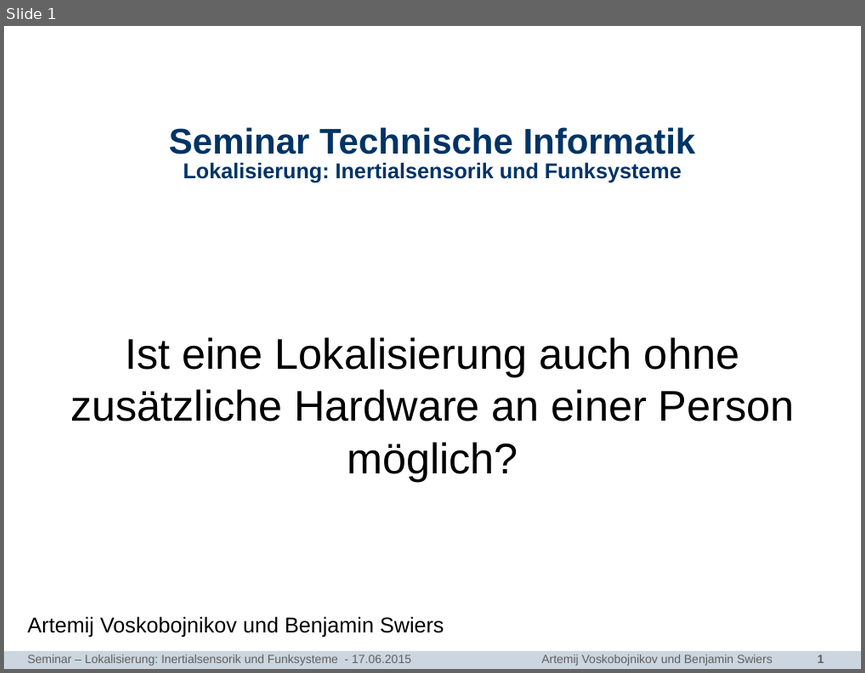
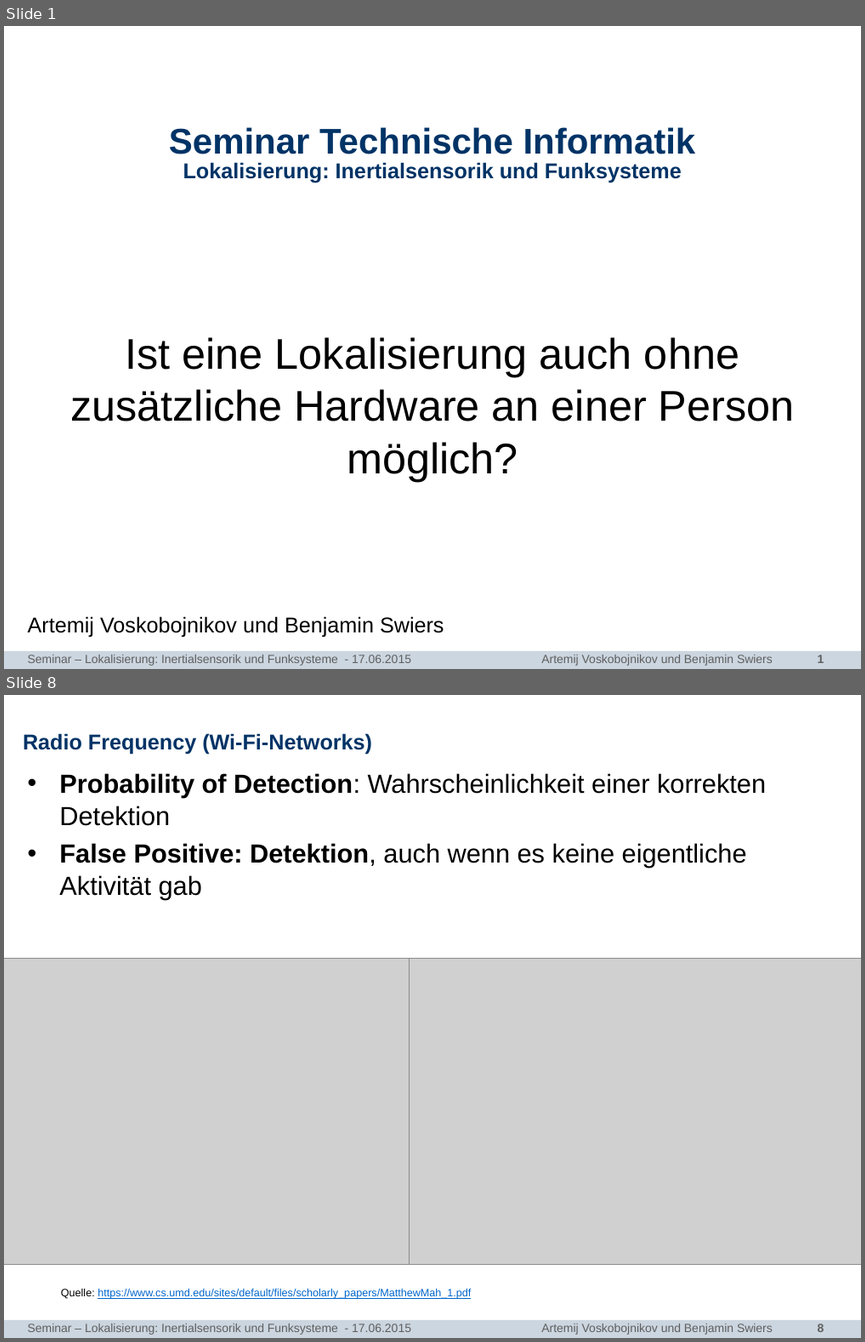
Before and after one commit to bennySwiers/Ausarbeitung-Seminar-TI, a slide deck: Vortrag/Seminar_TI_Sensorlose_Lokalisierung.pptx. Shown one above the other, each under a label of ours: slide 1 before the commit, slides 1 and 8 after it; the slides between them are not shown. The pictures are 865x673 and 865x1342 pixels, drawn with LibreOffice and Linux fonts; fonts in the diff are those of the drawing; grey boxes stand for pictures; background and template pictures are left out. Boxes give left, top, right and bottom in pixels: in the first picture for what was removed or moved away, otherwise in the second. Text is boxed around its words. In the diff, an @@ line names an element or a change of style, - is before the commit and + after.

```diff
--- a/Vortrag/Seminar_TI_Sensorlose_Lokalisierung.pptx
+++ b/Vortrag/Seminar_TI_Sensorlose_Lokalisierung.pptx
@@ slide 8 added at <box>4,695,861,1338</box>, background #FFFFFF; not listed: 2 template elements that a slide beside it also shows @@
@@ title added at <box>23,733,372,754</box>, 18 pt, text #003366, bold @@
+Radio Frequency (Wi-Fi-Networks)
@@ text added at <box>59,773,766,1299</box>, 22 pt, text #000000 @@
+• Probability of Detection: Wahrscheinlichkeit einer korrekten Detektion
+• False Positive: Detektion, auch wenn es keine eigentliche Aktivität gab
+  Quelle: https://www.cs.umd.edu/sites/default/files/scholarly_papers/MatthewMah_1.pdf
@@ picture added at <box>4,958,460,1265</box> @@
@@ picture added at <box>409,958,861,1265</box> @@
@@ text added at <box>28,1323,772,1334</box>, 10 pt, text #5F5F5F @@
+Seminar – Lokalisierung: Inertialsensorik und Funksysteme - 17.06.2015 Artemij Voskobojnikov und Benjamin Swiers
```
Also in this commit, not shown: 8 slides changed, 5 other slides added.
